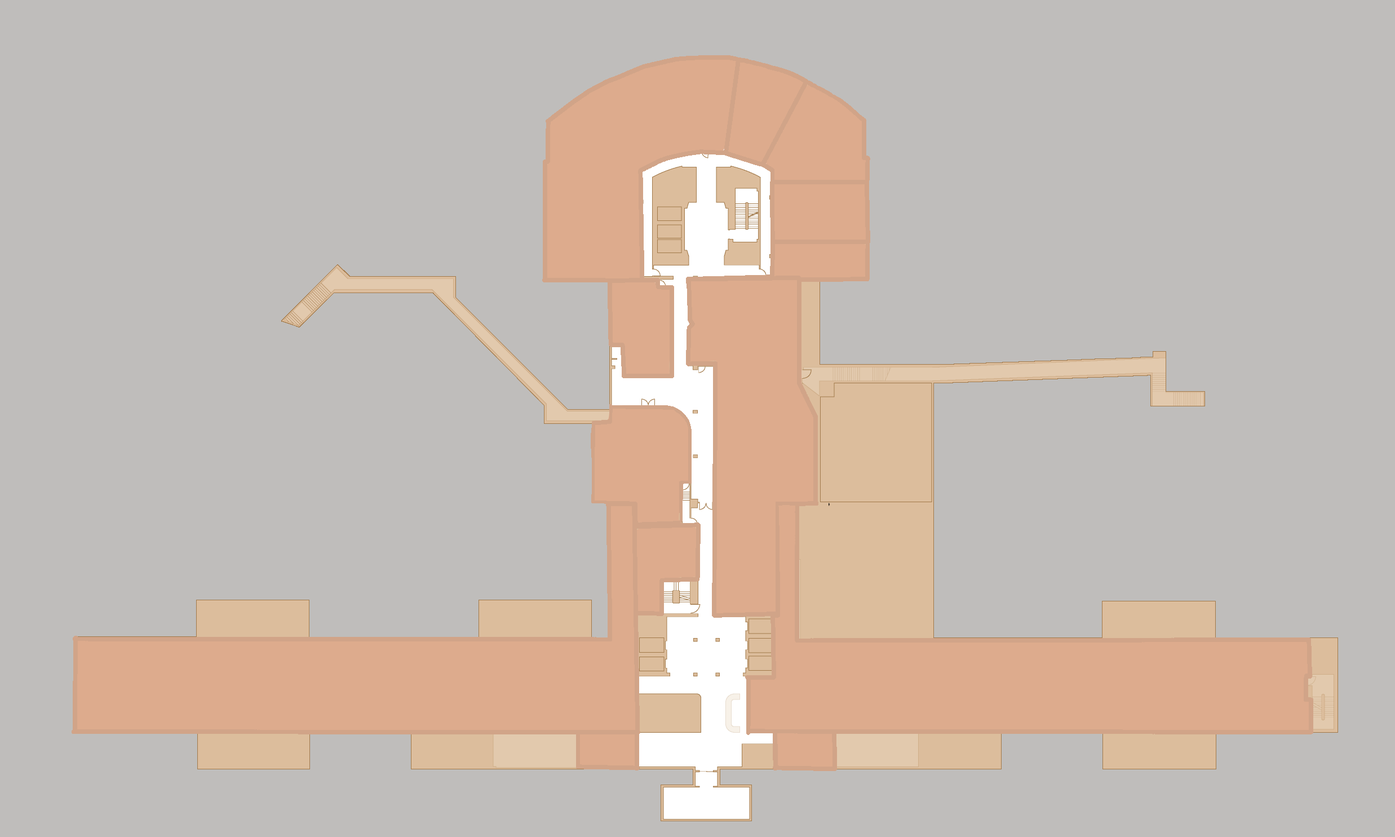
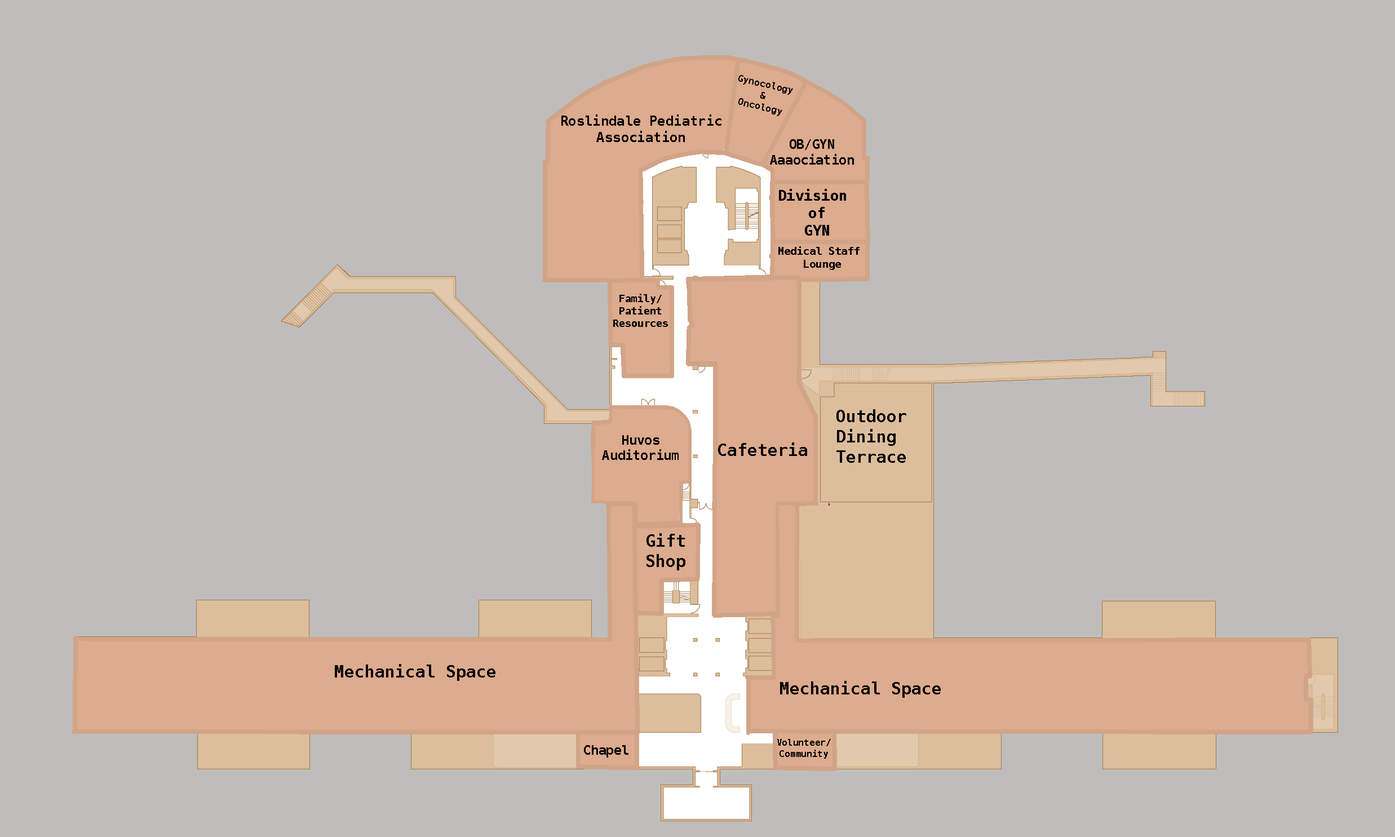
Revision of a layered 1395 x 837 image; what changed, layer by layer:
added layer "Volunteer/ Community" above "Chapel" over [777, 738, 831, 759]
added layer "Chapel" above "Mechanical Space" over [583, 745, 629, 758]
added layer "Mechanical Space" (1st of 2) above "Mechanical Space" over [780, 680, 941, 698]
added layer "Mechanical Space" (2nd of 2) above "Gift Shop" over [334, 663, 496, 681]
added layer "Gift Shop" above "Huvos Auditorium" over [646, 533, 686, 571]
added layer "Huvos Auditorium" above "Outdoor Dining Terrace" over [601, 435, 679, 460]
added layer "Outdoor Dining Terrace" above "Cafeteria" over [836, 409, 907, 463]
added layer "Cafeteria" above "Family/ Patient Resources" over [718, 442, 808, 457]
added layer "Family/ Patient Resources" above "Medical Staff Lounge" over [613, 293, 668, 327]
added layer "Medical Staff Lounge" above "Division of GYN" over [778, 246, 860, 270]
added layer "Division of GYN" above "OB/GYN Aaaociation" over [778, 188, 847, 236]
added layer "OB/GYN Aaaociation" above "Gynocology & Oncology" over [769, 139, 854, 165]
added layer "Gynocology & Oncology" above "Roslindale Pediatric Association" over [738, 74, 794, 117]
added layer "Roslindale Pediatric Association" above "lines" over [561, 114, 722, 143]
